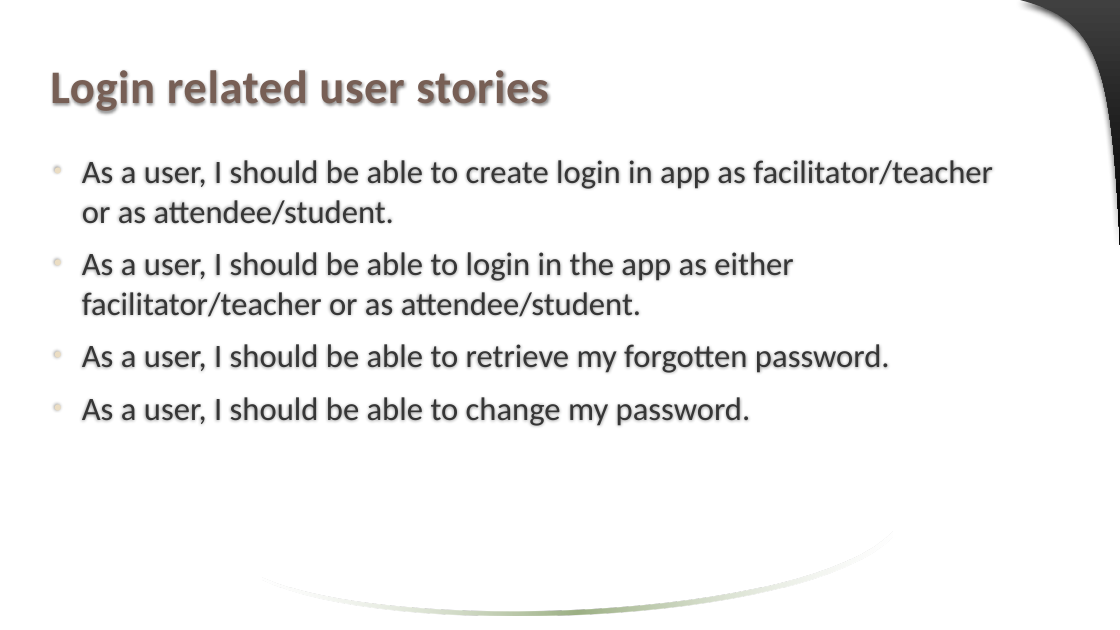
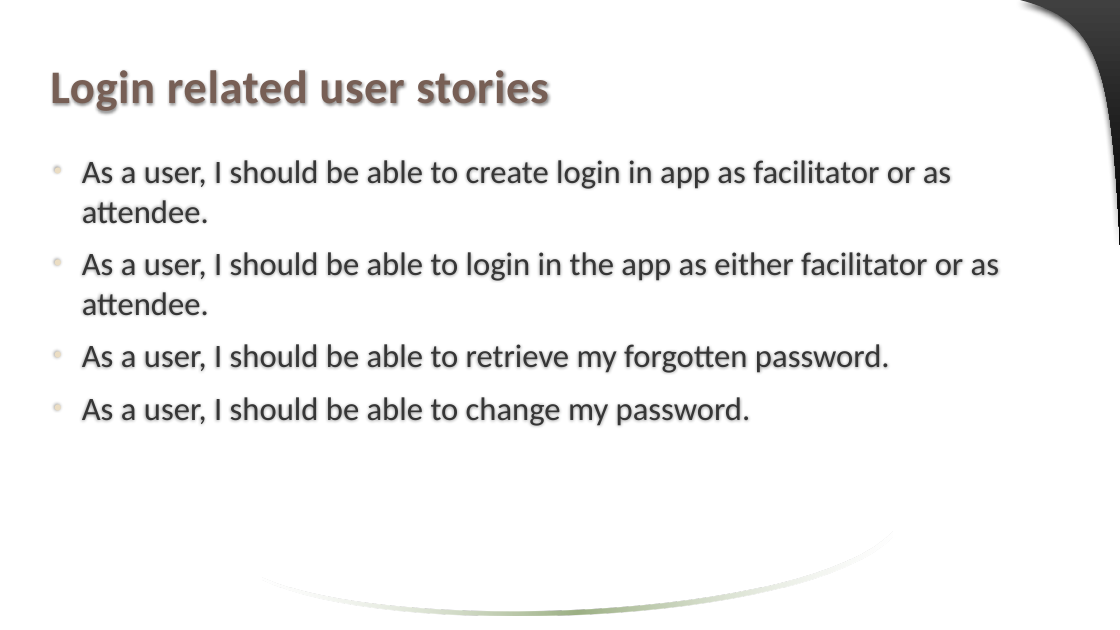
Before and after one commit to jaenudin86/Attendance, a slide deck: slide 3 of Attendance Wireframes.pptx (slide 2 before the commit). Drawn at 1120x630 pixels with LibreOffice and Linux fonts; fonts in the diff are those of the drawing. Boxes give left, top, right and bottom in pixels: in the first picture for what was removed or moved away, otherwise in the second. Text is boxed around its words. In the diff, an @@ line names an element or a change of style, - is before the commit and + after.

```diff
--- a/Attendance Wireframes.pptx
+++ b/Attendance Wireframes.pptx
@@ text at (82,160,999,316): text changed @@
-• As a user, I should be able to create login in app as facilitator/teacher or as attendee/student.
-• As a user, I should be able to login in the app as either facilitator/teacher or as attendee/student.
+• As a user, I should be able to create login in app as facilitator or as attendee.
+• As a user, I should be able to login in the app as either facilitator or as attendee.
```
Also in this commit, not shown: 29 other slides changed, 15 slides added, 1 slide removed.
